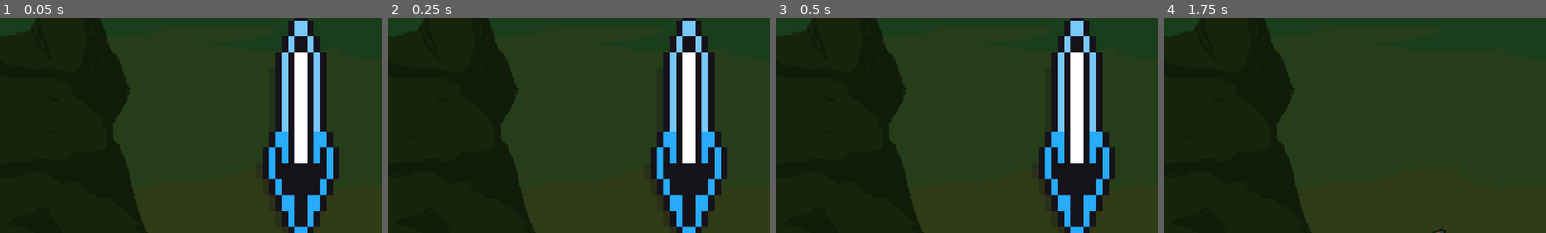
Above: before the commit, frames 1-4 (left to right).
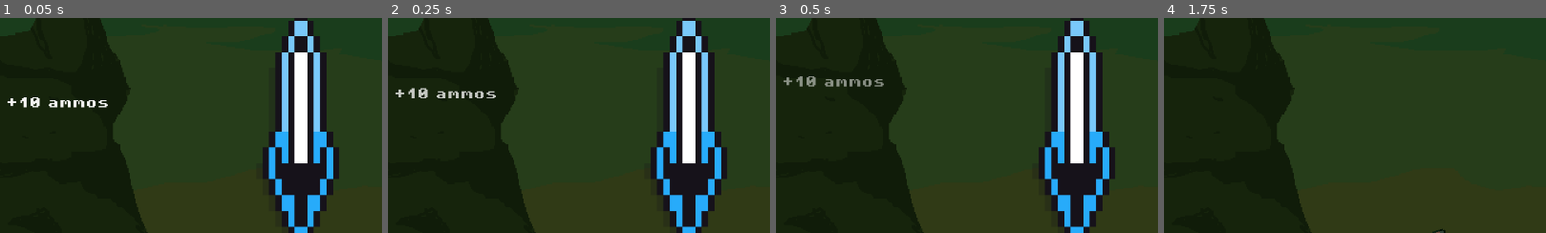
Above: after the commit, the same moments.

Repository: antoinenisoli/DomeSword_GWJ_2025
Game: Godot game, scene res://scenes/levels/game.tscn
Same seed, same stepped clock (60 frames per second), same inputs: the game is played once before the commit and once after it.
Inputs (mouse positions are % of the whole screen's width and height, from its top left):
- Up to frame 1 (0.05 s): no input
- Up to frame 2 (0.25 s): no input
- Up to frame 3 (0.5 s): no input
- Up to frame 4 (1.75 s): move the mouse to (72, 45) at 0.52 s; press the mouse at (72, 45) at 0.53 s; hold Right (move_right) 0.53-1.28 s; move the mouse to (30, 55) at 1.27 s; release the mouse at (30, 55) at 1.28 s; hold Left (move_left) from 1.28 s (still down); tap E (switch_weapon) at 1.35 s
The pictures show only the part of the screen within x 11-61%, y 29-79%; the shares and areas given below are measured in that part.

The runs differ from the first frame. In frame 1, 0.5% of the frame differs, in the area x 2-29%, y 36-42%; in frame 2, 0.5%; in frame 3, 0.5%, in the area x 2-29%, y 27-32%; in frame 4, nothing differs.

Commit message:
tween floating txt alpha

Diff:
--- a/scenes/UI/floating_text.tscn
+++ b/scenes/UI/floating_text.tscn
@@ -4,27 +4,29 @@
 [ext_resource type="FontFile" uid="uid://7c3dgnsy1yfo" path="res://assets/fonts/PixelOperator8-Bold.ttf" id="1_38qr0"]
 
 [node name="FloatingText" type="Node2D" node_paths=PackedStringArray("txt")]
+scale = Vector2(0.125, 0.125)
 script = ExtResource("1_0htfi")
 txt = NodePath("RichTextLabel")
-up_offset = Vector2(0, -100)
+up_offset = Vector2(0, -50)
 tween_duration = 1.0
 
 [node name="RichTextLabel" type="RichTextLabel" parent="."]
-custom_minimum_size = Vector2(100, 100)
+custom_minimum_size = Vector2(1000, 200)
 anchors_preset = 8
 anchor_left = 0.5
 anchor_top = 0.5
 anchor_right = 0.5
 anchor_bottom = 0.5
-offset_left = -50.0
-offset_top = -50.0
-offset_right = 50.0
-offset_bottom = 50.0
+offset_left = -500.0
+offset_top = -117.0
+offset_right = 500.0
+offset_bottom = 83.0
 grow_horizontal = 2
 grow_vertical = 2
+theme_override_colors/default_color = Color(1, 1, 1, 1)
 theme_override_fonts/normal_font = ExtResource("1_38qr0")
-theme_override_font_sizes/normal_font_size = 20
+theme_override_font_sizes/normal_font_size = 105
 bbcode_enabled = true
-text = "+10"
+text = "+10 ammos"
 horizontal_alignment = 1
 vertical_alignment = 1
--- a/scenes/levels/game.tscn
+++ b/scenes/levels/game.tscn
@@ -1,10 +1,11 @@
-[gd_scene load_steps=14 format=3 uid="uid://pmrhth1mkfnr"]
+[gd_scene load_steps=15 format=3 uid="uid://pmrhth1mkfnr"]
 
 [ext_resource type="Script" uid="uid://b3sjd2wth0hut" path="res://scripts/camera/camera_shake.gd" id="2_fojqs"]
 [ext_resource type="Script" uid="uid://ckfsoeqxbgpdo" path="res://scripts/Entities/Health.gd" id="2_yqjtg"]
 [ext_resource type="PackedScene" uid="uid://crkwkw4c7tgkv" path="res://scenes/UI/game_ui.tscn" id="5_cx7qy"]
 [ext_resource type="PackedScene" uid="uid://wfvh6l3f13hg" path="res://scenes/game_manager.tscn" id="5_p57ef"]
 [ext_resource type="PackedScene" uid="uid://b2rl7rcfgc1gi" path="res://scenes/spawner.tscn" id="6_p57ef"]
+[ext_resource type="PackedScene" uid="uid://d1eu2jc3tnqsy" path="res://scenes/UI/floating_text.tscn" id="6_r0gsk"]
 [ext_resource type="PackedScene" uid="uid://hmo0bngnvdqj" path="res://scenes/entities/player/dome.tscn" id="7_7rg7d"]
 [ext_resource type="PackedScene" uid="uid://dvqd0ooccv04c" path="res://scenes/camera_2d.tscn" id="7_xmnyv"]
 [ext_resource type="AudioStream" uid="uid://3ro1xk81esn2" path="res://assets/sounds/Parabola.mp3" id="10_uk881"]
@@ -73,3 +74,6 @@
 stream = ExtResource("10_uk881")
 volume_db = -10.0
 autoplay = true
+
+[node name="FloatingText" parent="." instance=ExtResource("6_r0gsk")]
+position = Vector2(-269, -135)
--- a/scripts/UI/floating_text.gd
+++ b/scripts/UI/floating_text.gd
@@ -8,12 +8,15 @@
     call_deferred("play_tween")
 
 func play_tween() -> void:
-    var tween := create_tween()
+    var tween := create_tween().set_parallel(true)
     tween.tween_property(self, "position", global_position + up_offset, tween_duration)
-    #tween.tween_property(txt, "color.a", 0, tween_duration)
+    var c = Color.WHITE
+    c.a = 0
+    tween.tween_property(txt, "theme_override_colors/default_color", c, tween_duration)
     tween.play()
+
     await tween.finished
     queue_free()
 
 func set_text(content: String) -> void:
-    txt.text = "+" + content
+    txt.text = "+" + content + " ammo"
